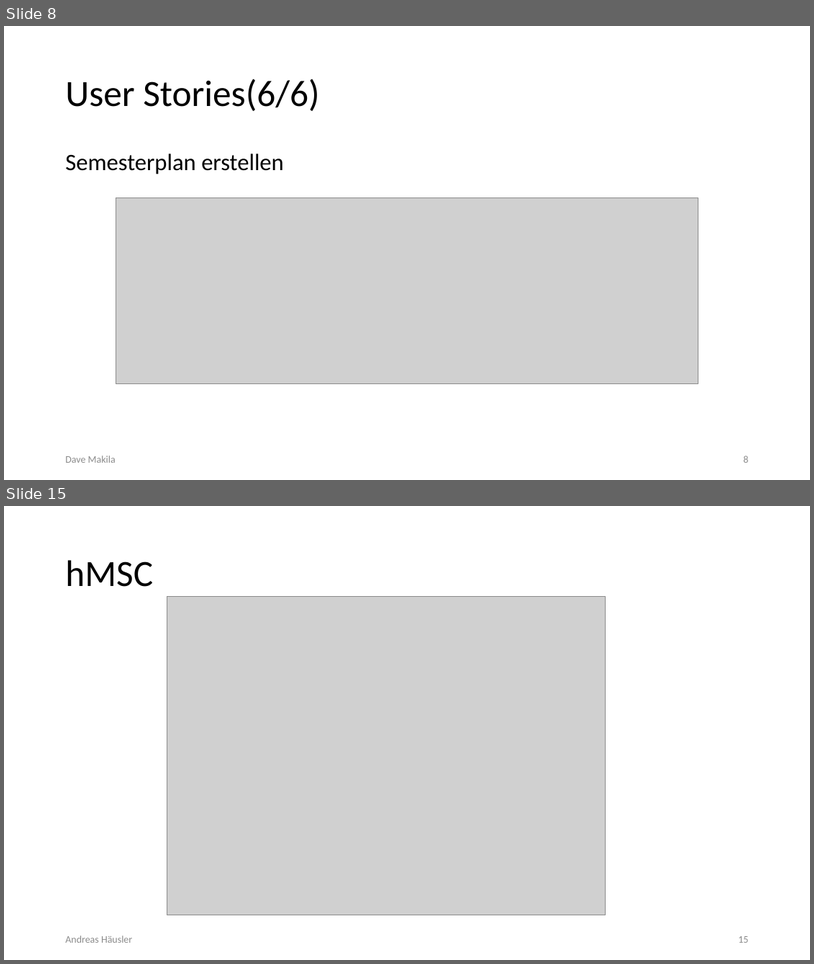
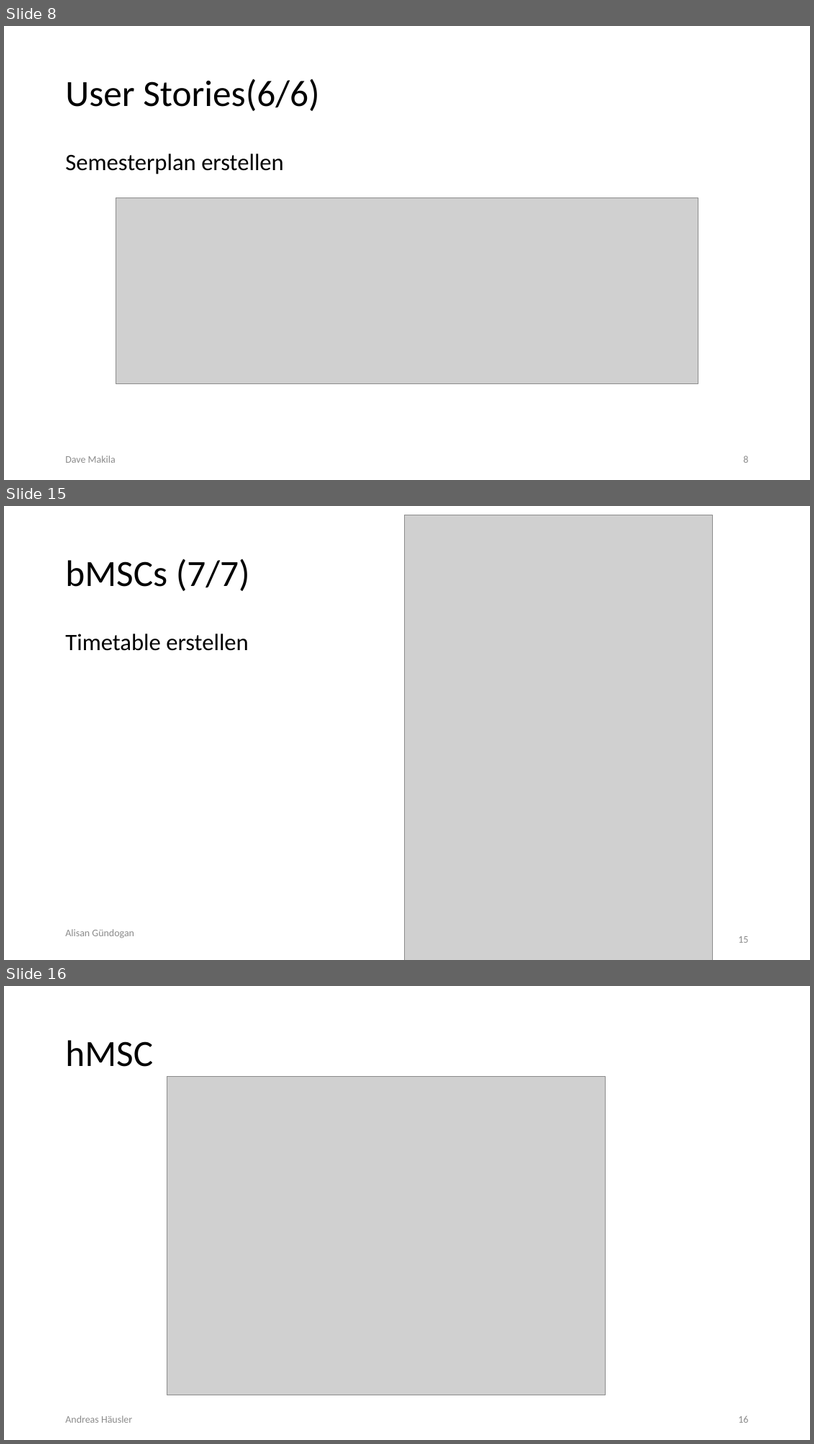
Before and after one commit to kastenfrosch/SEP, a slide deck: Dokumentation/Iteration2/II._Iteration_Praesentation.pptx. Shown one above the other, each under a label of ours: slides 8 and 15 before the commit, slides 8, 15 and 16 after it; the slides between them are not shown. The pictures are 814x964 and 814x1444 pixels, drawn with LibreOffice and Linux fonts; fonts in the diff are those of the drawing; grey boxes stand for pictures. Boxes give left, top, right and bottom in pixels: in the first picture for what was removed or moved away, otherwise in the second. Text is boxed around its words. In the diff, an @@ line names an element or a change of style, - is before the commit and + after.

```diff
--- a/Dokumentation/Iteration2/II._Iteration_Praesentation.pptx
+++ b/Dokumentation/Iteration2/II._Iteration_Praesentation.pptx
@@ slide 15 added at (x1=4, y1=506, x2=810, y2=960), background #FFFFFF @@
@@ picture added at (x1=405, y1=515, x2=713, y2=960) @@
@@ title added at (x1=65, y1=559, x2=250, y2=591), 44 pt, text #000000 @@
+bMSCs (7/7)
@@ text added at (x1=65, y1=633, x2=249, y2=651), 28 pt, text #000000 @@
+Timetable erstellen
@@ text added at (x1=65, y1=929, x2=134, y2=938), 12 pt, text #8C8C8C @@
+Alisan Gündogan
@@ page number added at (x1=738, y1=936, x2=748, y2=942), 12 pt, text #8C8C8C @@
+15
@@ what was slide 15 is now slide 16 @@
```
Also in this commit, not shown: 9 slides changed, 1 other file.
